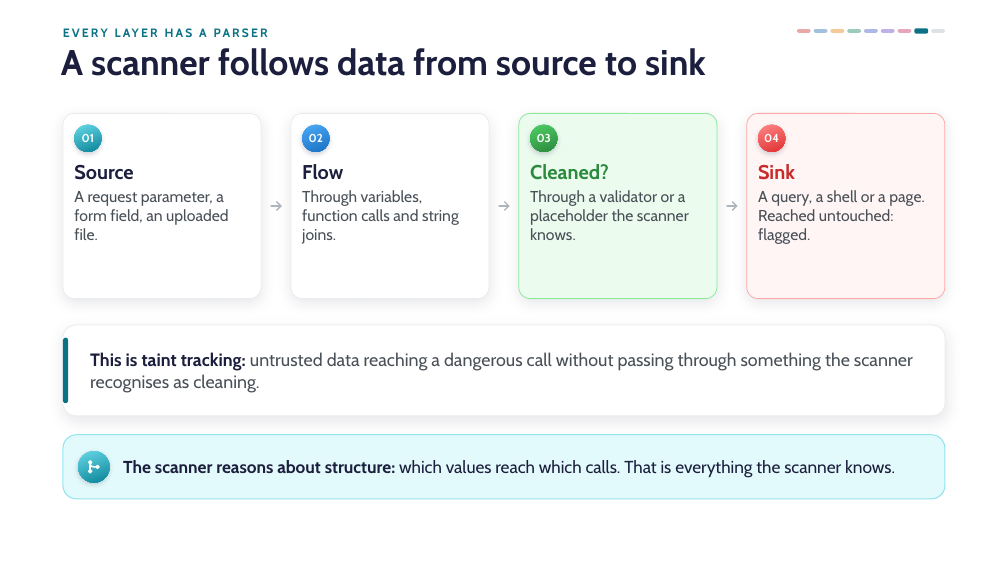
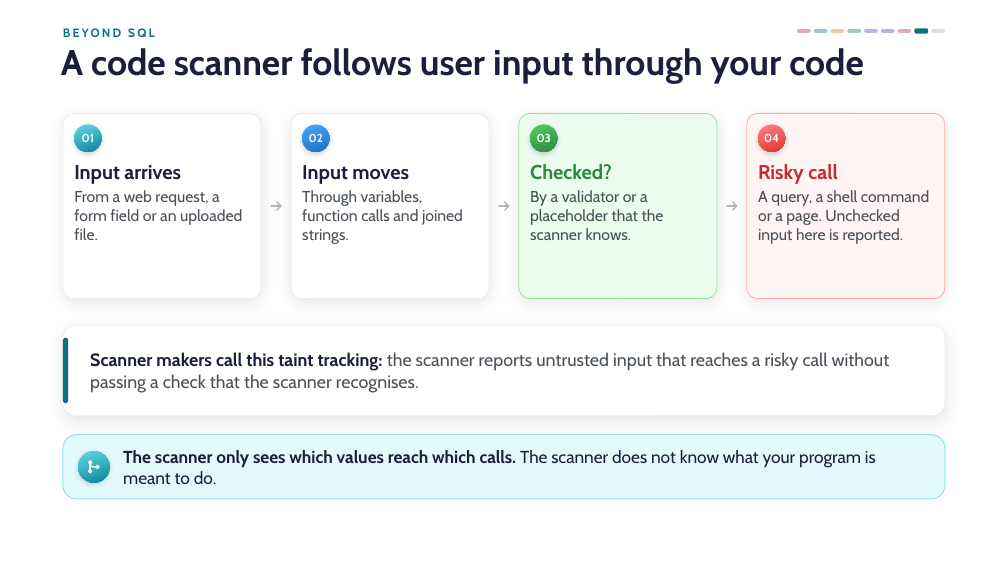
Before and after one commit to danielcregg/ai-assisted-programming, a slide deck: slide 34 of lectures-and-labs/week08/security-lecture.pptx. Drawn at 1008x567 pixels with LibreOffice and Linux fonts; fonts in the diff are those of the drawing; background and template pictures are left out. Boxes give left, top, right and bottom in pixels: in the first picture for what was removed or moved away, otherwise in the second. Text is boxed around its words. In the diff, an @@ line names an element or a change of style, - is before the commit and + after.

```diff
--- a/lectures-and-labs/week08/security-lecture.pptx
+++ b/lectures-and-labs/week08/security-lecture.pptx
@@ text at bbox=[63, 28, 154, 37]: text changed @@
-EVERY LAYER HAS A PARSER
+BEYOND SQL
@@ title at bbox=[61, 48, 864, 83]: text changed @@
-A scanner follows data from source to sink
+A code scanner follows user input through your code
@@ text at bbox=[74, 165, 242, 240]: text changed @@
-Source
-A request parameter, a form field, an uploaded file.
+Input arrives
+From a web request, a form field or an uploaded file.
@@ text at bbox=[302, 165, 463, 244]: text changed @@
-Flow
-Through variables, function calls and string joins.
+Input moves
+Through variables, function calls and joined strings.
@@ text at bbox=[530, 164, 664, 240]: text changed @@
-Cleaned?
-Through a validator or a placeholder the scanner knows.
+Checked?
+By a validator or a placeholder that the scanner knows.
@@ text at bbox=[758, 164, 929, 244]: text changed @@
-Sink
-A query, a shell or a page. Reached untouched: flagged.
+Risky call
+A query, a shell command or a page. Unchecked input here is reported.
@@ text at bbox=[90, 352, 890, 393]: text changed @@
-This is taint tracking: untrusted data reaching a dangerous call without passing through something the scanner recognises as cleaning.
+Scanner makers call this taint tracking: the scanner reports untrusted input that reaches a risky call without passing a check that the scanner recognises.
@@ text at bbox=[123, 450, 876, 484]: text changed @@
-The scanner reasons about structure: which values reach which calls. That is everything the scanner knows.
+The scanner only sees which values reach which calls. The scanner does not know what your program is meant to do.
```
Also in this commit, not shown: 51 other slides changed, 1 other file.
